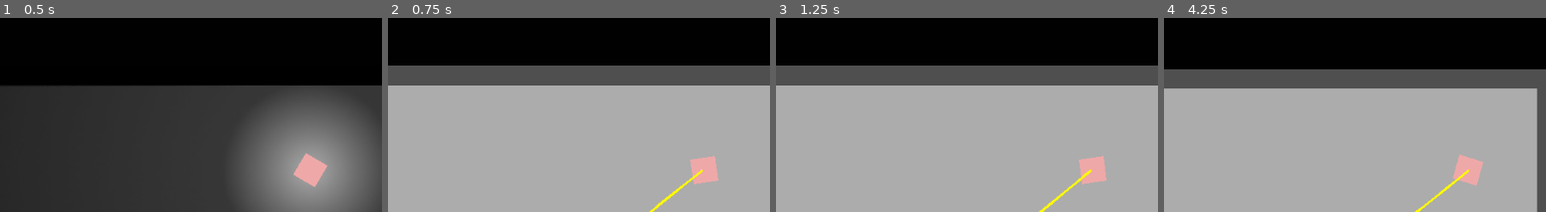
Above: before the commit, frames 1-4 (left to right).
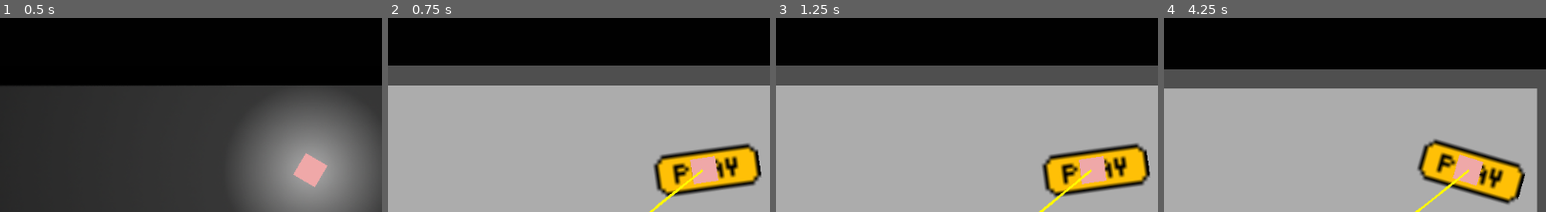
Above: after the commit, the same moments.

Repository: 1972007/godot_uas_TiwuSquad
Game: Godot game, scene res://maps/map_test_1.tscn
Same seed, same stepped clock (60 frames per second), same inputs: the game is played once before the commit and once after it.
Inputs (mouse positions are % of the whole screen's width and height, from its top left):
- Up to frame 1 (0.5 s): no input
- Up to frame 2 (0.75 s): tap N (debug) at 0.5 s; move the mouse to (72, 37) at 0.52 s; hold D (game_right) from 0.53 s (still down); hold J (draw_artifact, bound only after the commit) from 0.53 s (still down)
- Up to frame 3 (1.25 s): keep holding D (game_right); keep holding J (draw_artifact, bound only after the commit)
- Up to frame 4 (4.25 s): tap N (debug) every 0.75 s from 1.25 to 3.5 s; move the mouse to (30, 49) at 1.27 s; release D (game_right) at 1.28 s; release J (draw_artifact, bound only after the commit) at 1.28 s; hold S (game_down) 1.28-2.03 s; tap Mouse wheel up (camera_zin) at 1.35 s; tap J (draw_artifact, bound only after the commit) at 1.55, 2.3, 3.05 s; move the mouse to (60, 18) at 2.02 s; hold D (game_right) 2.03-2.78 s; hold Mouse wheel down (camera_zout) 2.03-2.78 s; move the mouse to (45, 66) at 2.77 s; hold W (game_up) 2.78-3.53 s; tap Shift (sprint) at 2.85 s; move the mouse to (80, 60) at 3.52 s; hold A (game_left) from 3.53 s (still down); hold J (draw_artifact, bound only after the commit) from 3.53 s (still down)
The pictures show only the part of the screen within x 9-59%, y 4-54%; the shares and areas given below are measured in that part.

Frame 1 is identical in both runs. In frame 2, 5.1% of the frame differs, in the area x 69-98%, y 64-93%; in frame 3, 5.1%; in frame 4, 5.2%, in the area x 66-95%, y 62-97%.
Error in both runs: Invalid get index '1' (on base: 'PoolVector2Array'). (res://src/game/enemies/enemy_generic.gd:12)

Commit message:
Add files via upload

Diff:
--- a/UAS/UASParanormal/project.godot
+++ b/UAS/UASParanormal/project.godot
@@ -8,8 +8,32 @@
 
 config_version=4
 
-_global_script_classes=[  ]
+_global_script_classes=[ {
+"base": "HBoxContainer",
+"class": "ContributorClass",
+"language": "GDScript",
+"path": "res://addons/github-integration/scripts/ContributorClass.gd"
+}, {
+"base": "PanelContainer",
+"class": "GistItem",
+"language": "GDScript",
+"path": "res://addons/github-integration/scripts/GistItem.gd"
+}, {
+"base": "HBoxContainer",
+"class": "InvitationItem",
+"language": "GDScript",
+"path": "res://addons/github-integration/scripts/InvitationItem.gd"
+}, {
+"base": "PanelContainer",
+"class": "RepositoryItem",
+"language": "GDScript",
+"path": "res://addons/github-integration/scripts/RepositoryItem.gd"
+} ]
 _global_script_class_icons={
+"ContributorClass": "",
+"GistItem": "",
+"InvitationItem": "",
+"RepositoryItem": ""
 }
 
 [application]
@@ -21,6 +45,10 @@
 [autoload]
 
 game="*res://src/game/game.gd"
+PluginSettings="*res://addons/github-integration/scripts/PluginSettings.gd"
+IconLoaderGithub="*res://addons/github-integration/scripts/IconLoaderGithub.gd"
+UserData="*res://addons/github-integration/scripts/user_data.gd"
+RestHandler="*res://addons/github-integration/scenes/RestHandler.tscn"
 
 [debug]
 
@@ -30,6 +58,10 @@
 [display]
 
 window/dpi/allow_hidpi=true
+
+[editor_plugins]
+
+enabled=PoolStringArray( "res://addons/github-integration/plugin.cfg" )
 
 [input]
 
@@ -84,6 +116,11 @@
 "events": [ Object(InputEventKey,"resource_local_to_scene":false,"resource_name":"","device":0,"alt":false,"shift":false,"control":false,"meta":false,"command":false,"pressed":false,"scancode":78,"physical_scancode":0,"unicode":0,"echo":false,"script":null)
  ]
 }
+draw_artifact={
+"deadzone": 0.5,
+"events": [ Object(InputEventKey,"resource_local_to_scene":false,"resource_name":"","device":0,"alt":false,"shift":false,"control":false,"meta":false,"command":false,"pressed":false,"scancode":74,"physical_scancode":0,"unicode":0,"echo":false,"script":null)
+ ]
+}
 
 [rendering]
 
--- a/UAS/UASParanormal/scenes/enemy_generic.tscn
+++ b/UAS/UASParanormal/scenes/enemy_generic.tscn
@@ -6,11 +6,11 @@
 
 [sub_resource type="RectangleShape2D" id=1]
 
-[node name="GenericEnemy" type="KinematicBody2D"]
+[node name="GenericEnemy" type="KinematicBody2D" groups=["Enemies"]]
 script = ExtResource( 1 )
 
 [node name="EnemyModel" type="Sprite" parent="."]
-position = Vector2( 4.76837e-007, 4.76837e-007 )
+position = Vector2( 4.76837e-07, 4.76837e-07 )
 scale = Vector2( 1.25, 1.25 )
 texture = ExtResource( 2 )
 
--- a/UAS/UASParanormal/scenes/player.tscn
+++ b/UAS/UASParanormal/scenes/player.tscn
@@ -6,6 +6,9 @@
 [ext_resource path="res://src/game/hud/debug_showhide.gd" type="Script" id=4]
 [ext_resource path="res://src/game/player/camera.gd" type="Script" id=5]
 [ext_resource path="res://src/game/player/death.gd" type="Script" id=6]
+[ext_resource path="res://textures/pixil-frame-0 (2).png" type="Texture" id=7]
+
+[sub_resource type="CircleShape2D" id=3]
 
 [sub_resource type="RectangleShape2D" id=1]
 
@@ -14,6 +17,20 @@
 
 [node name="Player" type="KinematicBody2D"]
 script = ExtResource( 1 )
+
+[node name="ActivateArtifact" type="Node2D" parent="."]
+
+[node name="effect" type="Sprite" parent="ActivateArtifact"]
+position = Vector2( 0, 5 )
+scale = Vector2( 3, 3 )
+texture = ExtResource( 7 )
+
+[node name="ArtifactArea" type="Area2D" parent="ActivateArtifact"]
+
+[node name="CollisionShape2D" type="CollisionShape2D" parent="ActivateArtifact/ArtifactArea"]
+scale = Vector2( 5, 5 )
+shape = SubResource( 3 )
+disabled = true
 
 [node name="PlayerModel" type="Sprite" parent="."]
 light_mask = 0
@@ -47,4 +64,6 @@
 [node name="CollisionShape2D" type="CollisionShape2D" parent="DeathBox"]
 shape = SubResource( 2 )
 
+[connection signal="body_entered" from="ActivateArtifact/ArtifactArea" to="." method="_on_ArtifactArea_body_entered"]
+[connection signal="body_exited" from="ActivateArtifact/ArtifactArea" to="." method="_on_ArtifactArea_body_exited"]
 [connection signal="body_entered" from="DeathBox" to="DeathBox" method="_on_DeathZone_body_entered"]
--- a/UAS/UASParanormal/src/game/enemies/enemy_generic.gd
+++ b/UAS/UASParanormal/src/game/enemies/enemy_generic.gd
@@ -24,3 +24,7 @@
 		for i in path:
 			debug_path.append(to_local(i))
 		pathfinding.points = debug_path
+func stop():
+	SPEED=0
+func resume():
+	SPEED=80
--- a/UAS/UASParanormal/src/game/player/player.gd
+++ b/UAS/UASParanormal/src/game/player/player.gd
@@ -4,6 +4,9 @@
 var SPRINT_SPEED = 100
 
 var follow_mode = false # If pressed up/forward follow the mouse instead of just going up
+onready var activate_artifact = $ActivateArtifact
+onready var artifact_area = $ActivateArtifact/ArtifactArea
+
 
 var sprints = SPRINT_SPEED
 
@@ -24,7 +27,25 @@
 		move_and_slide(move.rotated(-PI/2) * speed)
 	if Input.is_action_pressed("game_right"):
 		move_and_slide(move.rotated(PI/2) * speed)
-
 func _process(delta):
 	look_at(get_global_mouse_position()) # rotate head to mouse position
 	move() # movement control
+	hold_artifact()
+
+func hold_artifact():
+	if(Input.is_action_pressed("draw_artifact")):
+		activate_artifact.visible=true
+		artifact_area.get_node("CollisionShape2D").disabled=false
+	else:
+		activate_artifact.visible=false
+		artifact_area.get_node("CollisionShape2D").disabled=true
+
+
+func _on_ArtifactArea_body_entered(body):
+	if(body.is_in_group("Enemies")):
+		body.stop()
+
+
+func _on_ArtifactArea_body_exited(body):
+	if(body.is_in_group("Enemies")):
+		body.resume()
Not shown, added: UAS/UASParanormal/docs/index.apple-touch-icon.png.import
Not shown, added: UAS/UASParanormal/docs/index.icon.png.import
Not shown, added: UAS/UASParanormal/docs/index.png.import
Not shown: 1 places in UAS/UASParanormal/scenes/player.tscn that only renumber resources
Not shown, added: UAS/UASParanormal/textures/enemy_placeholder.png.import
Not shown, added: UAS/UASParanormal/textures/flashlight.png.import
Not shown, added: UAS/UASParanormal/textures/light.png.import
Binary file added: UAS/UASParanormal/textures/pixil-frame-0 (2).png
Not shown, added: UAS/UASParanormal/textures/pixil-frame-0 (2).png.import
Not shown, added: UAS/UASParanormal/textures/player_placeholder.png.import
Not shown, added: UAS/UASParanormal/textures/tilemap/floor_placeholder.png.import
Not shown, added: UAS/UASParanormal/textures/tilemap/wall_placeholder.png.import
(and 1 more such lines)
